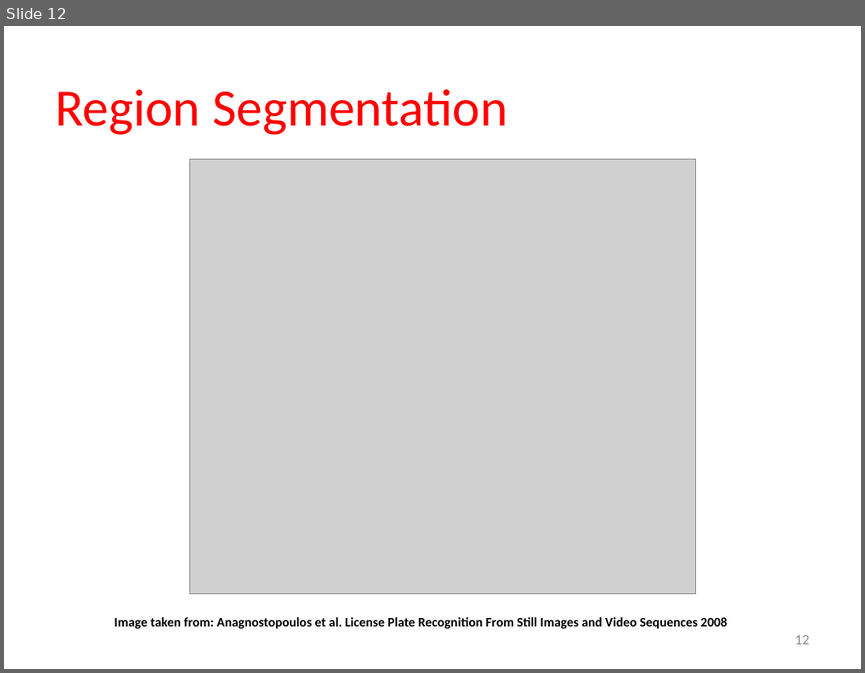
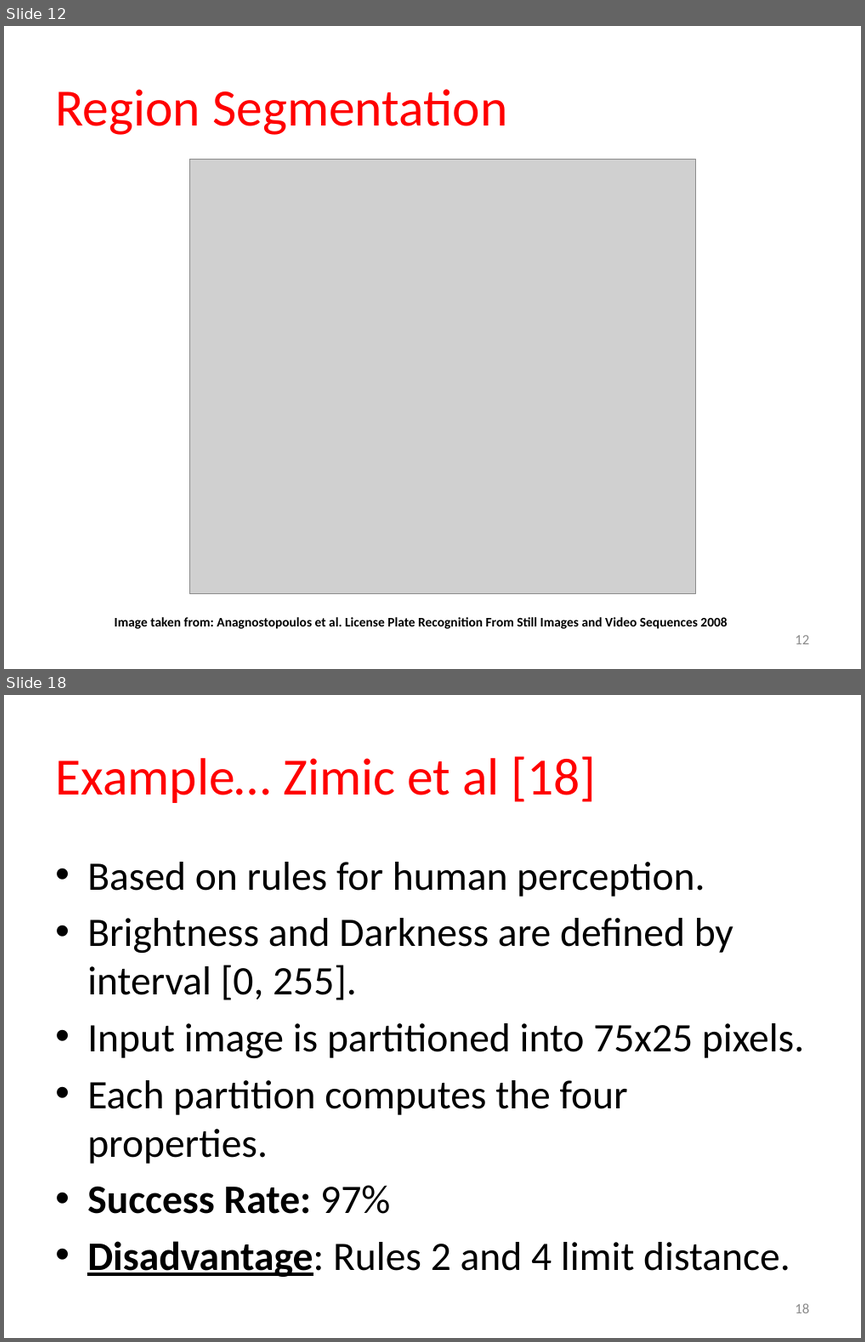
Before and after one commit to thecoderoaster/ECG795, a slide deck: Project/LicensePlateSurveyPresentation_4252013.pptx. Shown one above the other, each under a label of ours: slide 12 before the commit, slides 12 and 18 after it; the slides between them are not shown. The pictures are 865x673 and 865x1342 pixels, drawn with LibreOffice and Linux fonts; fonts in the diff are those of the drawing; grey boxes stand for pictures. Boxes give left, top, right and bottom in pixels: in the first picture for what was removed or moved away, otherwise in the second. Text is boxed around its words. In the diff, an @@ line names an element or a change of style, - is before the commit and + after.

```diff
--- a/Project/LicensePlateSurveyPresentation_4252013.pptx
+++ b/Project/LicensePlateSurveyPresentation_4252013.pptx
@@ slide 18 added at <box>4,695,861,1338</box>, background #FFFFFF @@
@@ title added at <box>55,756,596,803</box>, 44 pt, text #FF0000 @@
+Example… Zimic et al [18]
@@ text added at <box>87,862,804,1276</box>, 34 pt, text #000000 @@
+• Based on rules for human perception.
+• Brightness and Darkness are defined by interval [0, 255].
+• Input image is partitioned into 75x25 pixels.
+• Each partition computes the four properties.
+• Success Rate: 97%
+• Disadvantage: Rules 2 and 4 limit distance.
@@ page number added at <box>794,1303,809,1313</box>, 12 pt, text #8C8C8C @@
+18
```
Also in this commit, not shown: 1 slide changed, 6 other slides added.
